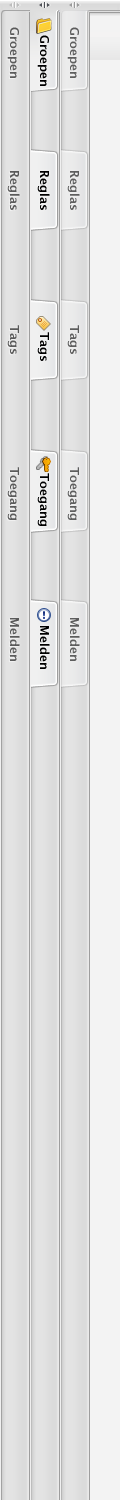
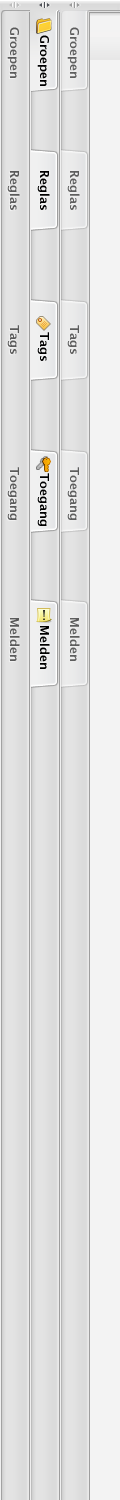
Layers edited between the first and the second 120px x 1500px image:
added layer "Shape 1 copy 2" (1st of 2, in "Selected" › "words copy") in group "words copy" over [36, 608, 52, 623]
hid "Layer 19" over [37, 608, 51, 622]
